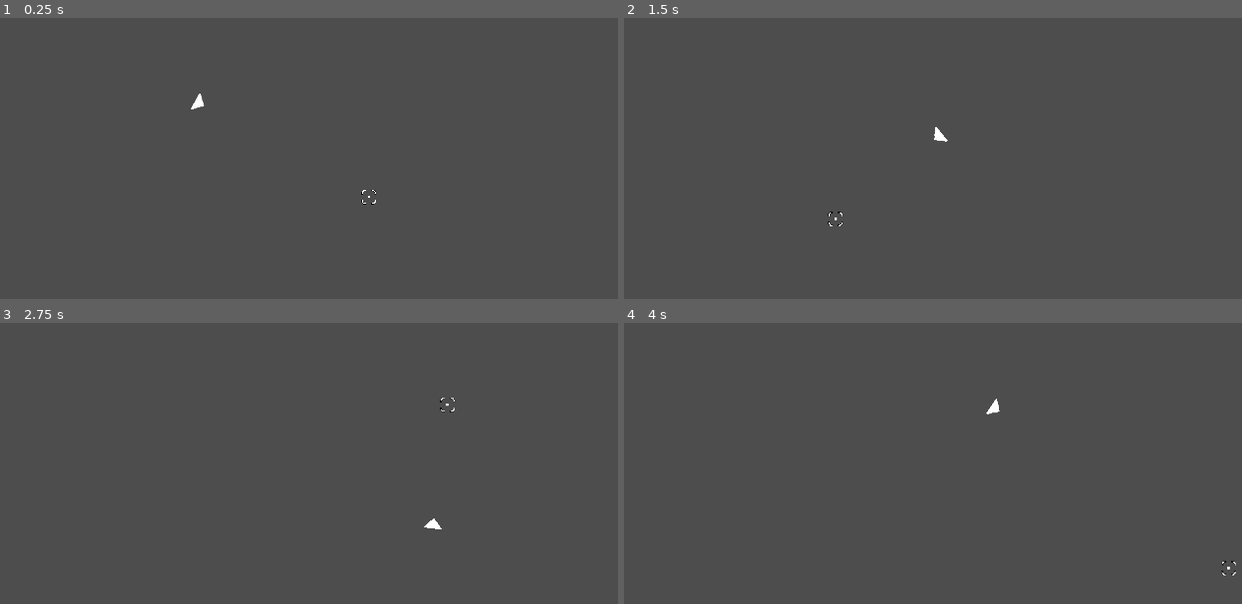
Above: before the commit, frames 1-4 (two rows, left to right).
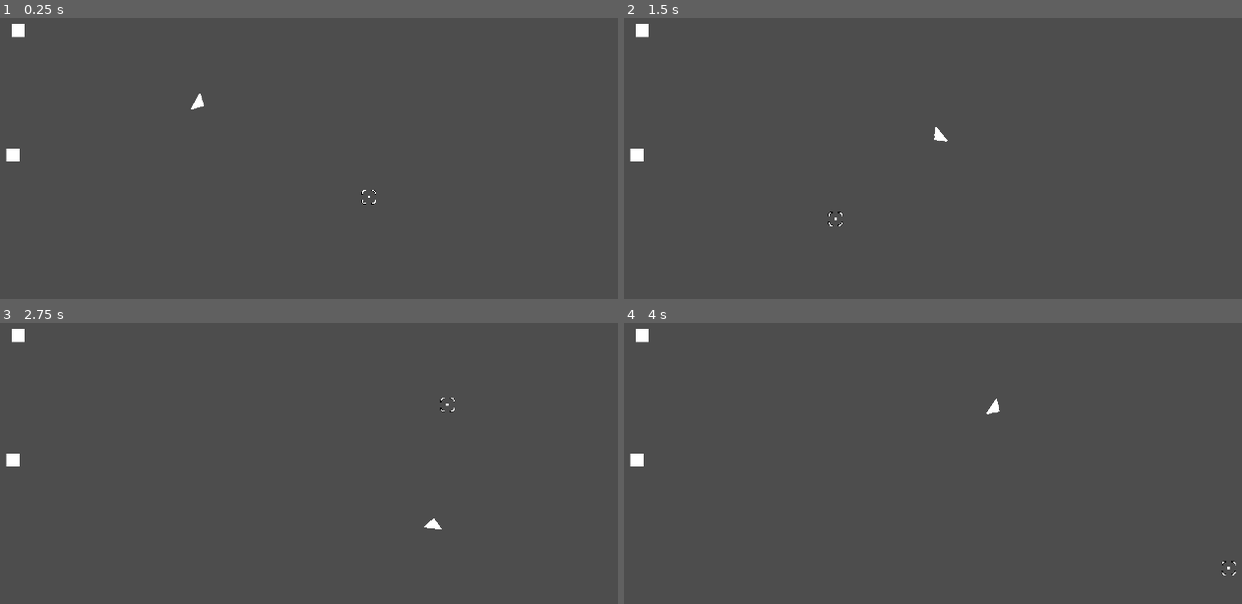
Above: after the commit, the same moments.

Repository: lcrol77/asteroids
Game: Godot game, scene res://main.tscn
Two runs of this game, one before a commit and one after it. Both use one fixed random seed, a clock stepped at 60 frames per second and the inputs below.
Inputs (mouse positions are in pixels of both pictures, inside the frame that each line leads up to):
- Up to frame 1 (0.25 s): no input
- Up to frame 2 (1.5 s): tap Enter at 0.5 s; move the mouse to (1161, 172) at 0.52 s; hold D (right) 0.53-1.28 s; tap Space at 1.25 s; move the mouse to (834, 217) at 1.27 s; hold S (down) from 1.28 s (still down)
- Up to frame 3 (2.75 s): move the mouse to (444, 404) at 2.02 s; release S (down) at 2.03 s; hold D (right) from 2.03 s (still down)
- Up to frame 4 (4 s): tap Enter at 2.75 s; move the mouse to (951, 589) at 2.77 s; release D (right) at 2.78 s; hold W (up) 2.78-3.53 s; move the mouse to (1229, 567) at 3.52 s; hold A (left) from 3.53 s (still down)

The runs differ from the first frame. In frame 1, 0.2% of the frame differs, in the area x 0-4%, y 2-52%; in frame 2, 0.2%; in frame 3, 0.2%; in frame 4, 0.2%.
Error after the commit: Parse Error: Unexpected "Identifier" in class body. (res://enemy.gd:10)

Commit message:
added enemy scene

Diff:
--- /dev/null
+++ b/enemy.gd
@@ -0,0 +1,10 @@
+extends CharacterBody2D
+
+@onready var player = get_tree().get_first_node_in_group("player")
+@export var speed = 200
+
+func _physics_process(delta):
+	var direction = position.direction_to(player.position)
+	velocity = direction * speed
+	move_and_collide(velocity * delta)
+aaw
--- /dev/null
+++ b/enemy.tscn
@@ -0,0 +1,16 @@
+[gd_scene load_steps=4 format=3 uid="uid://4ret5j3ufo6y"]
+
+[ext_resource type="Texture2D" uid="uid://d3g6ypsrg1h3r" path="res://assets/enemy.png" id="1_q4j72"]
+[ext_resource type="Script" path="res://enemy.gd" id="1_wow8r"]
+
+[sub_resource type="RectangleShape2D" id="RectangleShape2D_y14xw"]
+size = Vector2(32, 32)
+
+[node name="Enemy" type="CharacterBody2D"]
+script = ExtResource("1_wow8r")
+
+[node name="Sprite2D" type="Sprite2D" parent="."]
+texture = ExtResource("1_q4j72")
+
+[node name="CollisionShape2D" type="CollisionShape2D" parent="."]
+shape = SubResource("RectangleShape2D_y14xw")
--- a/main.tscn
+++ b/main.tscn
@@ -1,7 +1,8 @@
-[gd_scene load_steps=4 format=3 uid="uid://cti6p53nikr1e"]
+[gd_scene load_steps=5 format=3 uid="uid://cti6p53nikr1e"]
 
 [ext_resource type="PackedScene" uid="uid://ceny2kkehuyu2" path="res://crosshair.tscn" id="1_7yrei"]
 [ext_resource type="PackedScene" uid="uid://cyeo7qwq5jlmd" path="res://player.tscn" id="2_410g3"]
+[ext_resource type="PackedScene" uid="uid://4ret5j3ufo6y" path="res://enemy.tscn" id="3_ckmda"]
 
 [sub_resource type="GDScript" id="GDScript_7u8s8"]
 script/source = "extends Node2D
@@ -22,3 +23,11 @@
 
 [node name="Player" parent="." instance=ExtResource("2_410g3")]
 position = Vector2(536, 305)
+
+[node name="Enemy" parent="." instance=ExtResource("3_ckmda")]
+position = Vector2(104, 132)
+speed = null
+
+[node name="Enemy2" parent="." instance=ExtResource("3_ckmda")]
+position = Vector2(91, 437)
+speed = null
--- a/player.tscn
+++ b/player.tscn
@@ -6,7 +6,7 @@
 [sub_resource type="RectangleShape2D" id="RectangleShape2D_qnph5"]
 size = Vector2(12, 22)
 
-[node name="Player" type="CharacterBody2D"]
+[node name="Player" type="CharacterBody2D" groups=["player"]]
 scale = Vector2(2, 2)
 script = ExtResource("1_6kxmw")
 
--- a/project.godot
+++ b/project.godot
@@ -19,6 +19,10 @@
 
 window/size/viewport_width=1920
 window/size/viewport_height=1080
+
+[global_group]
+
+player=""
 
 [input]
 
Binary file added: assets/enemy.png
Not shown, added: assets/enemy.png.import
